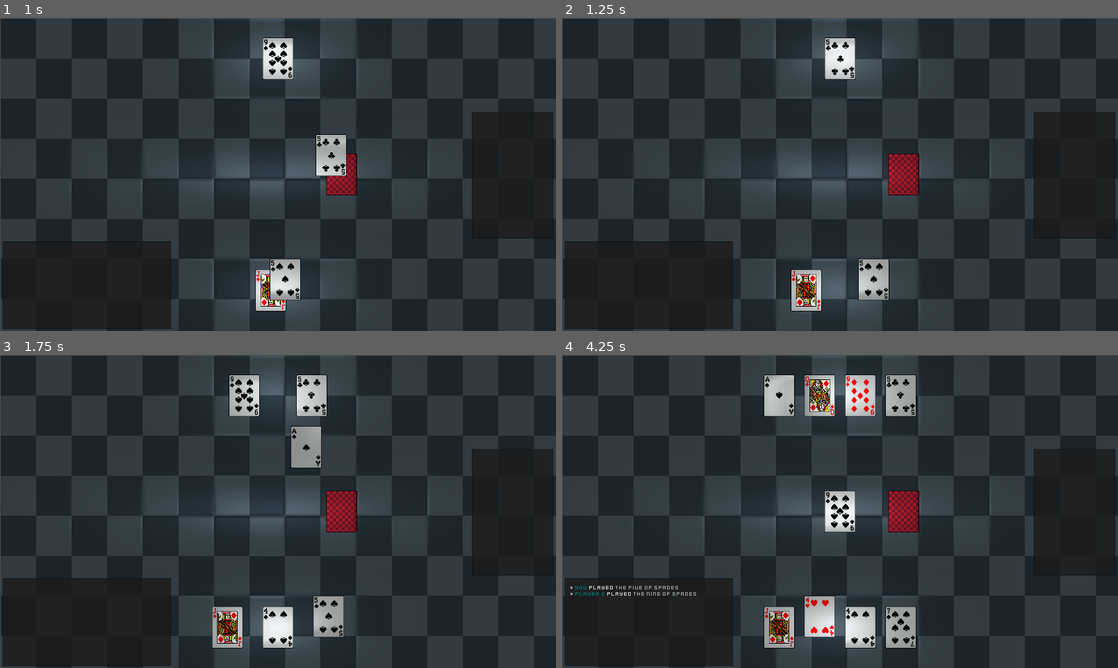
Above: before the commit, frames 1-4 (two rows, left to right).
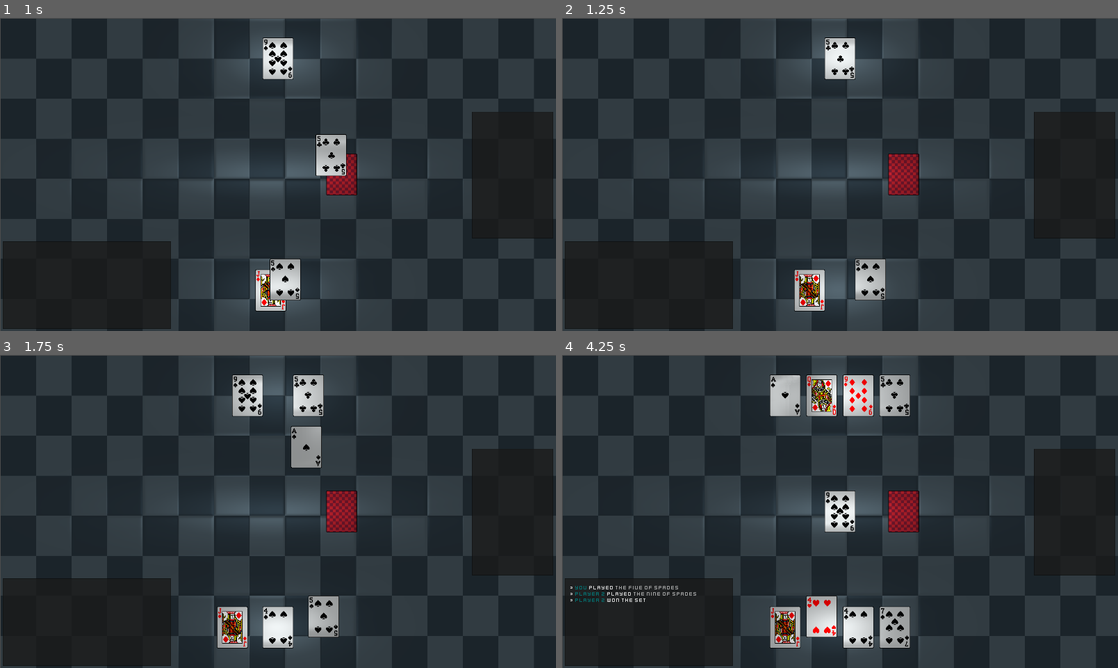
Above: after the commit, the same moments.

Repository: mhogar/CardGameEngine
Game: Godot game, scene res://core/game/wizard/Wizard.tscn
Same seed, same stepped clock (60 frames per second), same inputs: the game is played once before the commit and once after it.
Inputs (mouse positions are in pixels of both pictures, inside the frame that each line leads up to):
- Up to frame 1 (1 s): move the mouse to (278, 290) at 0.52 s; click (278, 290) at 0.6 s
- Up to frame 2 (1.25 s): no input
- Up to frame 3 (1.75 s): move the mouse to (244, 627) at 1.27 s; click (244, 627) at 1.35 s
- Up to frame 4 (4.25 s): move the mouse to (840, 627) at 2.02 s; click (840, 627) at 2.1 s; move the mouse to (901, 627) at 2.77 s; click (901, 627) at 2.85 s; move the mouse to (806, 627) at 3.52 s; click (806, 627) at 3.6 s

Frame 1 is identical in both runs. In frame 2, 0.9% of the frame differs, in the area x 41-59%, y 76-94%; in frame 3, 1.9%; in frame 4, 3.5%, in the area x 1-64%, y 6-94%.

Commit message:
Improve robustness on the logging system

Diff:
--- a/core/card/CardData.gd
+++ b/core/card/CardData.gd
@@ -25,28 +25,42 @@
 
 
 func to_text() -> String:
-	return "%s %s" % [_value_to_string(), _suit_to_string()]
+	return "%s %s" % [_value_to_string(), suit_to_text()]
 
 
 func to_bb_text() -> String:
-	return "[color=%s]%s %s[/color]" % [_get_suit_color(), _value_to_string(), _suit_to_string()]
+	return "[color=%s]The %s of %s[/color]" % [_get_suit_color(), _value_to_string(), suit_to_text()]
+
+
+func suit_to_text() -> String:
+	match suit:
+		0: return "Clubs"
+		1: return "Diamonds"
+		2: return "Hearts"
+		3: return "Spades"
+
+	return ""
+
+
+func suit_to_bb_text() -> String:
+	return "[color=%s]%s[/color]" % [_get_suit_color(), suit_to_text()]
 
 
 func _value_to_string() -> String:
 	match value:
-		0: return "The Ace"
-		1: return "The Two"
-		2: return "The Three"
-		3: return "The Four"
-		4: return "The Five"
-		5: return "The Six"
-		6: return "The Seven"
-		7: return "The Eight"
-		8: return "The Nine"
-		9: return "The Ten"
-		10: return "The Jack"
-		11: return "The Queen"
-		12: return "The King"
+		0: return "Ace"
+		1: return "Two"
+		2: return "Three"
+		3: return "Four"
+		4: return "Five"
+		5: return "Six"
+		6: return "Seven"
+		7: return "Eight"
+		8: return "Nine"
+		9: return "Ten"
+		10: return "Jack"
+		11: return "Queen"
+		12: return "King"
 
 	return ""
 
@@ -59,13 +73,3 @@
 		3: return BLACK_SUIT_COLOR
 
 	return "white"
-
-
-func _suit_to_string() -> String:
-	match suit:
-		0: return "of Clubs"
-		1: return "of Diamonds"
-		2: return "of Hearts"
-		3: return "of Spades"
-
-	return ""
--- a/core/deck/Deck.gd
+++ b/core/deck/Deck.gd
@@ -1,5 +1,7 @@
 extends Node2D
 class_name Deck
+
+const DECK_COLOR := "fuchsia"
 
 export var is_sorted := false
 export var is_face_up := false
@@ -99,6 +101,14 @@
 	pass
 
 
+func to_text() -> String:
+	return name
+
+
+func to_bb_text() -> String:
+	return "[color=%s]%s[/color]" % [DECK_COLOR, to_text()]
+
+
 func _insert_sorted(card : CardData) -> int:
 	var index := cards.size()
 
--- a/core/events/EventFactory.gd
+++ b/core/events/EventFactory.gd
@@ -1,5 +1,11 @@
 extends Node
 class_name EventFactory
+
+var log_scripts : StandardLogScripts
+
+
+func _init():
+	log_scripts = StandardLogScripts.new()
 
 
 func init_event(event : Event, args : Dictionary = {}) -> Event:
@@ -12,7 +18,7 @@
 	return init_event(event, args)
 
 
-func init_script_event(event : ScriptEvent, object : Node, func_name : String, args : Dictionary = {}) -> Event:
+func init_script_event(event : ScriptEvent, object : Object, func_name : String, args : Dictionary = {}) -> Event:
 	event.object = object
 	event.func_name = func_name
 	return init_event(event, args)
@@ -22,10 +28,6 @@
 	return init_event(preload("res://core/events/Event.tscn").instance())
 
 
-func log_message_event(args : Dictionary = {}) -> Event:
-	return init_event(preload("res://core/events/console/LogMessage.tscn").instance(), args)
-
-
 func select_card_event(args : Dictionary = {}) -> Event:
 	return init_event(preload("res://core/events/card/SelectCard.tscn").instance(), args)
 
@@ -42,14 +44,6 @@
 	var event := init_event(preload("res://core/events/card/MoveCards.tscn").instance(), args)
 	event.leave_top_card = leave_top_card
 	return event
-
-
-func log_card_played_event(args : Dictionary = {}) -> Event:
-	return init_event(preload("res://core/events/card/LogCardPlayed.tscn").instance(), args)
-
-
-func log_card_drawn_event(args : Dictionary = {}) -> Event:
-	return init_event(preload("res://core/events/card/LogCardDrawn.tscn").instance(), args)
 
 
 func shuffle_deck_event(args : Dictionary = {}) -> Event:
@@ -99,12 +93,16 @@
 	return init_conditional_event(preload("res://core/events/conditional/PlayersLeft.tscn").instance(), players_left_event, null_event(), { "num_players": num_players })
 
 
-func script_event(object : Node, func_name : String, args : Dictionary = {}) -> Event:
+func script_event(object : Object, func_name : String, args : Dictionary = {}) -> Event:
 	return init_script_event(preload("res://core/events/script/ScriptEvent.tscn").instance(), object, func_name, args)
 
 
-func scoreboard_script_event(object : Node, func_name : String, args : Dictionary = {}) -> Event:
+func scoreboard_script_event(object : Object, func_name : String, args : Dictionary = {}) -> Event:
 	return init_script_event(preload("res://core/events/script/ScoreboardScript.tscn").instance(), object, func_name, args)
+
+
+func log_script_event(object : Object, func_name : String, args : Dictionary = {}) -> Event:
+	return init_script_event(preload("res://core/events/script/LogScript.tscn").instance(), object, func_name, args)
 
 
 func event_queue(name : String, num_iter : int = 1, args : Dictionary = {}) -> EventQueue:
@@ -121,10 +119,6 @@
 	return event
 
 
-func log_message(message : String) -> Event:
-	return log_message_event({ "log_message": message })
-
-
 func move_card(dest : Deck) -> Event:
 	return move_card_event({ "dest_deck": dest })
 
@@ -166,7 +160,7 @@
 	queue.merge(select_player_event({ "player_index": player_index }))
 	queue.merge(select_card_event())
 	queue.merge(select_player_deck_event(SelectDeckEvent.DECK_TYPE.DEST, deck_name))
-	queue.merge(log_card_drawn_event())
+	queue.merge(log_script_event(log_scripts, "card_drawn"))
 	queue.merge(move_card_event())
 	queue.map(deck_empty_condition(deck_emptied_event))
 
@@ -188,7 +182,7 @@
 
 	var play_queue := event_queue("PlayCards")
 	play_queue.merge(select_card_event())
-	play_queue.merge(log_card_played_event())
+	play_queue.merge(log_script_event(log_scripts, "card_played"))
 	play_queue.merge(move_card(pile))
 	play_queue.map(deck_empty_condition(hand_emptied_event))
 
@@ -200,12 +194,18 @@
 func reshuffle_pile(pile : Pile, source : Pile, leave_top_card : bool) -> EventQueue:
 	var queue := event_queue("ReshufflePile")
 
-	queue.merge(move_cards_event(leave_top_card, { "source_deck": source, "dest_deck": pile }))
-	queue.map(shuffle_pile(pile))
-	queue.map(log_message("Reshuffled " + pile.name))
+	queue.map(move_cards_event(leave_top_card, { "source_deck": source, "dest_deck": pile }))
+	queue.merge(shuffle_pile(pile))
+	queue.map(log_script_event(log_scripts, "reshuffled_deck"))
 
 	return queue
 
 
 func remove_player(index : int) -> Event:
-	return remove_player_event({ "player_index": index })
+	var queue := event_queue("RemovePlayer")
+
+	queue.merge(select_player_event({ "player_index": index }))
+	queue.merge(log_script_event(log_scripts, "player_out"))
+	queue.map(remove_player_event())
+
+	return queue
--- a/core/events/card/LogCardDrawn.gd
+++ /dev/null
@@ -1,9 +0,0 @@
-extends Event
-class_name LogCardDrawnEvent
-
-
-func execute(_ctx : GameContext, inputs : Dictionary):
-	var player : Player = inputs["player"]
-
-	get_tree().call_group("Console", "log_card_drawn", player)
-	emit_signal("completed", self, {})
--- a/core/events/card/LogCardDrawn.tscn
+++ /dev/null
@@ -1,7 +0,0 @@
-[gd_scene load_steps=3 format=2]
-
-[ext_resource path="res://core/events/Event.tscn" type="PackedScene" id=1]
-[ext_resource path="res://core/events/card/LogCardDrawn.gd" type="Script" id=2]
-
-[node name="LogCardDrawn" instance=ExtResource( 1 )]
-script = ExtResource( 2 )
--- a/core/events/card/LogCardPlayed.gd
+++ /dev/null
@@ -1,11 +0,0 @@
-extends Event
-class_name LogCardEvent
-
-
-func execute(_ctx : GameContext, inputs : Dictionary):
-	var deck : Deck = inputs["source_deck"]
-	var index : int = inputs["card_index"]
-	var player : Player = inputs["player"]
-
-	get_tree().call_group("Console", "log_card_played", player, deck.get_card(index))
-	emit_signal("completed", self, {})
--- a/core/events/card/LogCardPlayed.tscn
+++ /dev/null
@@ -1,7 +0,0 @@
-[gd_scene load_steps=3 format=2]
-
-[ext_resource path="res://core/events/Event.tscn" type="PackedScene" id=1]
-[ext_resource path="res://core/events/card/LogCardPlayed.gd" type="Script" id=2]
-
-[node name="LogCardPlayed" instance=ExtResource( 1 )]
-script = ExtResource( 2 )
--- a/core/events/console/LogMessage.gd
+++ /dev/null
@@ -1,7 +0,0 @@
-extends Event
-class_name LogMessageEvent
-
-
-func execute(_ctx : GameContext, inputs : Dictionary):
-	get_tree().call_group("Console", "log_message", inputs["log_message"])
-	emit_signal("completed", self, {})
--- a/core/events/console/LogMessage.tscn
+++ /dev/null
@@ -1,7 +0,0 @@
-[gd_scene load_steps=3 format=2]
-
-[ext_resource path="res://core/events/Event.tscn" type="PackedScene" id=1]
-[ext_resource path="res://core/events/console/LogMessage.gd" type="Script" id=2]
-
-[node name="LogMessage" instance=ExtResource( 1 )]
-script = ExtResource( 2 )
--- a/core/events/player/RemovePlayer.gd
+++ b/core/events/player/RemovePlayer.gd
@@ -4,6 +4,4 @@
 
 func execute(ctx : GameContext, inputs : Dictionary):
 	var player := ctx.remove_player(inputs["player_index"])
-	get_tree().call_group("Console", "log_player_out", player)
-
 	emit_signal("completed", self, {})
--- /dev/null
+++ b/core/events/script/LogScript.gd
@@ -0,0 +1,9 @@
+extends ScriptEvent
+class_name LogScriptEvent
+
+
+func execute(ctx : GameContext, inputs : Dictionary):
+	object.call(func_name, ctx, inputs)
+	get_tree().call_group("Console", "update_logs", ctx.logs.to_string())
+
+	emit_signal("completed", self, {})
--- /dev/null
+++ b/core/events/script/LogScript.tscn
@@ -0,0 +1,7 @@
+[gd_scene load_steps=3 format=2]
+
+[ext_resource path="res://core/events/script/ScriptEvent.tscn" type="PackedScene" id=1]
+[ext_resource path="res://core/events/script/LogScript.gd" type="Script" id=2]
+
+[node name="LogScript" instance=ExtResource( 1 )]
+script = ExtResource( 2 )
--- a/core/events/script/ScriptEvent.gd
+++ b/core/events/script/ScriptEvent.gd
@@ -1,7 +1,7 @@
 extends Event
 class_name ScriptEvent
 
-var object : Node
+var object : Object
 var func_name : String
 
 
--- a/core/game/Game.gd
+++ b/core/game/Game.gd
@@ -37,7 +37,8 @@
 
 
 func reset():
-	get_tree().call_group("Console", "clear_logs")
+	game_ctx.logs.clear()
+	get_tree().call_group("Console", "update_logs", game_ctx.logs.to_string())
 
 	game_ctx.players.clear()
 	game_ctx.piles.clear()
--- a/core/game/GameContext.gd
+++ b/core/game/context/GameContext.gd
@@ -6,6 +6,7 @@
 
 var table : Node2D
 var scoreboard : ScoreboardData
+var logs : Logs
 
 var current_player_index := 0
 var turn_dir := 1
@@ -13,6 +14,7 @@
 
 func _init(table : Node2D):
 	scoreboard = ScoreboardData.new()
+	logs = Logs.new()
 	self.table = table
 
 
--- /dev/null
+++ b/core/game/context/Logs.gd
@@ -0,0 +1,41 @@
+extends Resource
+class_name Logs
+
+var logs := ""
+
+
+func log_message(format : String, args : Array):
+	var message := _format_message(format, args)
+	logs += "> %s\n" % (message % args)
+
+
+func clear():
+	logs = ""
+
+
+func to_string() -> String:
+	return logs
+
+
+func _format_message(format : String, args : Array) -> String:
+	var index := 0
+
+	for i in format.length():
+		if format[i] == '%':
+			match format[i+1]:
+				'p': # player
+					format[i+1] = 's'
+					args[index] = args[index].to_bb_text()
+				'x': # card
+					format[i+1] = 's'
+					args[index] = args[index].to_bb_text()
+				'y': # suit
+					format[i+1] = 's'
+					args[index] = args[index].suit_to_bb_text()
+				'z': # deck
+					format[i+1] = 's'
+					args[index] = args[index].to_bb_text()
+
+			index += 1
+
+	return format
--- /dev/null
+++ b/core/game/scripts/StandardLogScripts.gd
@@ -0,0 +1,22 @@
+extends Node
+class_name StandardLogScripts
+
+
+func reshuffled_deck(ctx : GameContext, inputs : Dictionary):
+	ctx.logs.log_message("Reshuffled %z", [inputs["source_deck"]])
+
+
+func card_drawn(ctx : GameContext, inputs : Dictionary):
+	ctx.logs.log_message("%p drew a card", [inputs["player"]])
+
+
+func card_played(ctx : GameContext, inputs : Dictionary):
+	var deck : Deck = inputs["source_deck"]
+	var index : int = inputs["card_index"]
+	var player : Player = inputs["player"]
+
+	ctx.logs.log_message("%p played %x", [player, deck.get_card(index)])
+
+
+func player_out(ctx : GameContext, inputs : Dictionary):
+	ctx.logs.log_message("%p is out!", [inputs["player"]])
--- a/core/game/una/Una.gd
+++ b/core/game/una/Una.gd
@@ -36,7 +36,7 @@
 
 	var player_out := factory.event_queue("PlayerOut")
 	player_out.merge(factory.scoreboard_script_event(scripts, "player_out_score", { "player_index": 0 }))
-	player_out.map(factory.remove_player_event())
+	player_out.map(factory.remove_player(0))
 
 	play_loop.map(factory.play_cards(0, "Hand", play_pile, UnaRuleset.new(), draw_cards, player_out))
 
--- a/core/game/una/UnaScripts.gd
+++ b/core/game/una/UnaScripts.gd
@@ -2,8 +2,6 @@
 class_name UnaScripts
 
 
-func player_out_score(ctx : GameContext, inputs : Dictionary) -> Dictionary:
+func player_out_score(ctx : GameContext, inputs : Dictionary):
 	var player := ctx.get_relative_player(inputs["player_index"])
 	ctx.scoreboard.increment_score("Score:%s" % player.name, ctx.players.size() - 1)
-
-	return {}
--- a/core/game/wizard/Wizard.gd
+++ b/core/game/wizard/Wizard.gd
@@ -53,6 +53,7 @@
 
 	queue.merge(factory.script_event(scripts, "select_winner"))
 	queue.merge(factory.select_player_event())
+	queue.merge(factory.log_script_event(scripts, "log_set_winner"))
 	queue.merge(factory.select_player_deck_event(SelectDeckEvent.DECK_TYPE.DEST, "Sets"))
 	queue.merge(factory.move_cards_event(false, { "source_deck": play_pile }))
 	queue.merge(factory.set_turn_event())
--- a/core/game/wizard/WizardPlayer.tscn
+++ b/core/game/wizard/WizardPlayer.tscn
@@ -1,14 +1,20 @@
-[gd_scene load_steps=4 format=2]
+[gd_scene load_steps=5 format=2]
 
 [ext_resource path="res://core/players/Player.tscn" type="PackedScene" id=1]
 [ext_resource path="res://core/deck/Hand.tscn" type="PackedScene" id=2]
 [ext_resource path="res://core/deck/Pile.tscn" type="PackedScene" id=3]
+
+[sub_resource type="RectangleShape2D" id=1]
+extents = Vector2( 315.674, 72.2479 )
 
 [node name="WizardPlayer" instance=ExtResource( 1 )]
 
 [node name="Hand" parent="Decks" index="0" instance=ExtResource( 2 )]
 is_face_up = true
 
+[node name="Outline" parent="Decks/Hand" index="1"]
+shape = SubResource( 1 )
+
 [node name="Sets" parent="Decks" index="1" instance=ExtResource( 3 )]
 position = Vector2( 380, 0 )
 
--- a/core/game/wizard/WizardScripts.gd
+++ b/core/game/wizard/WizardScripts.gd
@@ -21,3 +21,7 @@
 			winner = index
 
 	return { "player_index": winner }
+
+
+func log_set_winner(ctx : GameContext, inputs : Dictionary):
+	ctx.logs.log_message("%p won the set", [inputs["player"]])
--- a/core/gui/game/Console.gd
+++ b/core/gui/game/Console.gd
@@ -3,35 +3,7 @@
 
 onready var label := $RichTextLabel
 
-const PLAYER_COLOR := "teal"
-const BLACK_SUIT_COLOR := "silver"
-const RED_SUIT_COLOR := "red"
-
-
-func colored_text(color : String, text : String) -> String:
-	return "[color=%s]%s[/color]" % [color, text]
-
 
 # Console group
-func clear_logs():
-	label.bbcode_text = ""
-
-
-# Console group
-func log_message(message : String):
-	label.bbcode_text += "> %s\n" % message
-
-
-# Console group
-func log_card_drawn(player : Player):
-	log_message("%s drew a card" % colored_text(PLAYER_COLOR, player.name))
-
-
-# Console group
-func log_card_played(player : Player, card : CardData):
-	log_message("%s played %s" % [colored_text(PLAYER_COLOR, player.name), card.to_bb_text()])
-
-
-# Console group
-func log_player_out(player : Player):
-	log_message("%s is out!" % colored_text(PLAYER_COLOR, player.name))
+func update_logs(logs : String):
+	label.bbcode_text = logs
--- a/core/players/Player.gd
+++ b/core/players/Player.gd
@@ -1,5 +1,7 @@
 extends Node2D
 class_name Player
+
+const PLAYER_COLOR := "teal"
 
 export var table_index := 0
 
@@ -24,3 +26,11 @@
 
 func get_controller() -> Node:
 	return $Controller
+
+
+func to_text() -> String:
+	return name
+
+
+func to_bb_text() -> String:
+	return "[color=%s]%s[/color]" % [PLAYER_COLOR, to_text()]
--- a/project.godot
+++ b/project.godot
@@ -92,7 +92,7 @@
 "base": "Resource",
 "class": "GameContext",
 "language": "GDScript",
-"path": "res://core/game/GameContext.gd"
+"path": "res://core/game/context/GameContext.gd"
 }, {
 "base": "Resource",
 "class": "GameSchematic",
@@ -119,20 +119,15 @@
 "language": "GDScript",
 "path": "res://core/players/HumanController.gd"
 }, {
-"base": "Event",
-"class": "LogCardDrawnEvent",
-"language": "GDScript",
-"path": "res://core/events/card/LogCardDrawn.gd"
-}, {
-"base": "Event",
-"class": "LogCardEvent",
-"language": "GDScript",
-"path": "res://core/events/card/LogCardPlayed.gd"
-}, {
-"base": "Event",
-"class": "LogMessageEvent",
-"language": "GDScript",
-"path": "res://core/events/console/LogMessage.gd"
+"base": "ScriptEvent",
+"class": "LogScriptEvent",
+"language": "GDScript",
+"path": "res://core/events/script/LogScript.gd"
+}, {
+"base": "Resource",
+"class": "Logs",
+"language": "GDScript",
+"path": "res://core/game/context/Logs.gd"
 }, {
 "base": "Event",
 "class": "MoveCardEvent",
@@ -167,7 +162,7 @@
 "base": "Resource",
 "class": "PlayerScore",
 "language": "GDScript",
-"path": "res://core/game/scoreboard/PlayerScore.gd"
+"path": "res://core/game/context/PlayerScore.gd"
 }, {
 "base": "ConditionalEvent",
 "class": "PlayersLeftCondition",
@@ -192,7 +187,7 @@
 "base": "Resource",
 "class": "ScoreboardData",
 "language": "GDScript",
-"path": "res://core/game/scoreboard/Scoreboard.gd"
+"path": "res://core/game/context/Scoreboard.gd"
 }, {
 "base": "ScriptEvent",
 "class": "ScoreboardScriptEvent",
@@ -242,7 +237,12 @@
 "base": "DeckBuilder",
 "class": "StandardDeckBuilder",
 "language": "GDScript",
-"path": "res://core/game/StandardDeckBuilder.gd"
+"path": "res://core/game/scripts/StandardDeckBuilder.gd"
+}, {
+"base": "Node",
+"class": "StandardLogScripts",
+"language": "GDScript",
+"path": "res://core/game/scripts/StandardLogScripts.gd"
 }, {
 "base": "CenterContainer",
 "class": "TitleScreen",
@@ -317,9 +317,8 @@
 "Hand": "",
 "HasSelectableIndicesCondition": "",
 "HumanController": "",
-"LogCardDrawnEvent": "",
-"LogCardEvent": "",
-"LogMessageEvent": "",
+"LogScriptEvent": "",
+"Logs": "",
 "MoveCardEvent": "",
 "MoveCardsEvent": "",
 "NextTurnEvent": "",
@@ -342,6 +341,7 @@
 "SetTurnEvent": "",
 "ShuffleDeckEvent": "",
 "StandardDeckBuilder": "",
+"StandardLogScripts": "",
 "TitleScreen": "",
 "TopCardRuleset": "",
 "UnaAIController": "",
Renamed: core/game/scoreboard/PlayerScore.gd -> core/game/context/PlayerScore.gd
Renamed: core/game/scoreboard/Scoreboard.gd -> core/game/context/Scoreboard.gd
Renamed: core/game/StandardDeckBuilder.gd -> core/game/scripts/StandardDeckBuilder.gd
